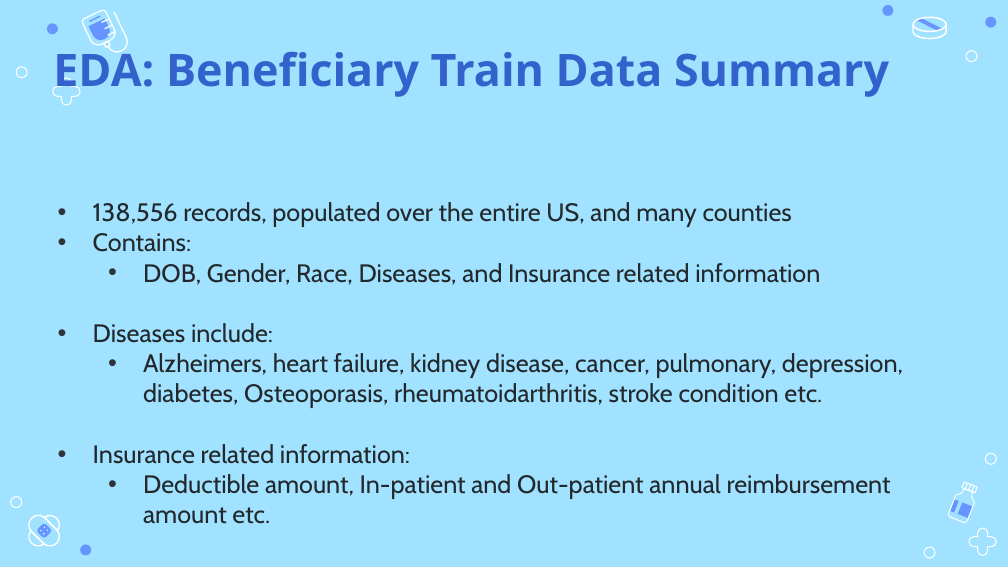
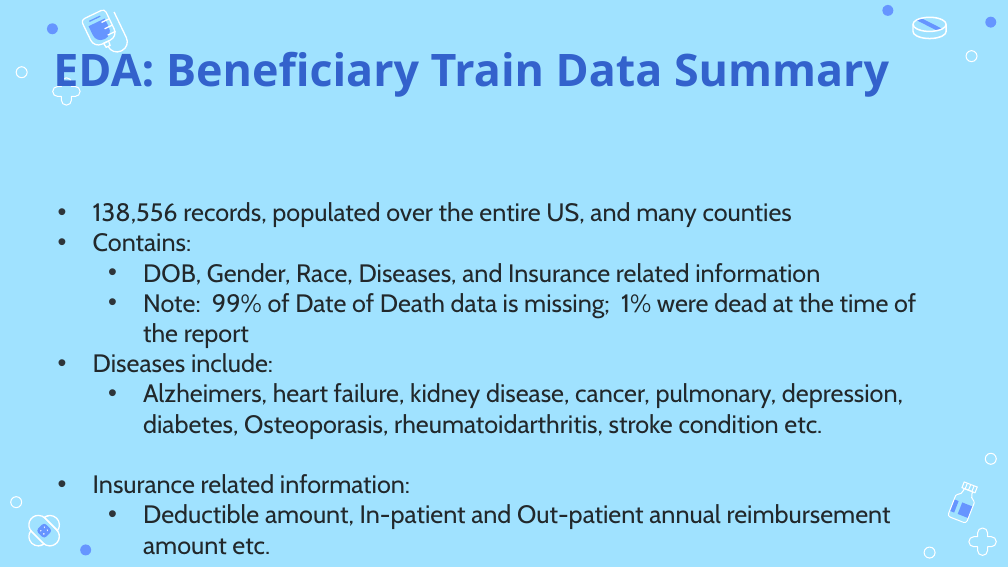
Before and after one commit to monika0603/MLE10-Capstone-Project, a slide deck: slide 17 of presentation/CapstonePreso_HealthcareAnomaly.pptx. Drawn at 1008x567 pixels with LibreOffice and Linux fonts; fonts in the diff are those of the drawing. Boxes give left, top, right and bottom in pixels: in the first picture for what was removed or moved away, otherwise in the second. Text is boxed around its words. In the diff, an @@ line names an element or a change of style, - is before the commit and + after.

```diff
--- a/presentation/CapstonePreso_HealthcareAnomaly.pptx
+++ b/presentation/CapstonePreso_HealthcareAnomaly.pptx
@@ text at bbox=[143, 293, 916, 348]: paragraph added @@
+        • Note: 99% of Date of Death data is missing; 1% were dead at the time of the report
```
Also in this commit, not shown: 5 other slides changed, 1 other file.
